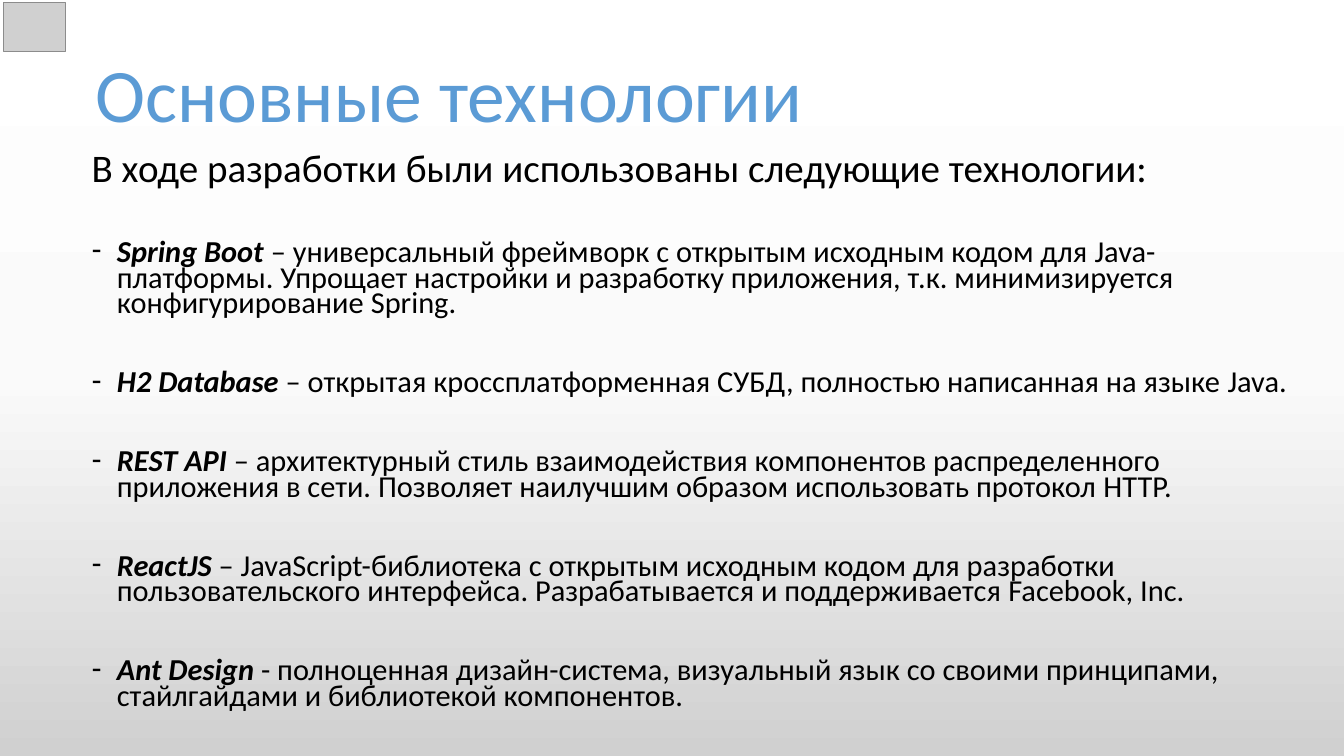
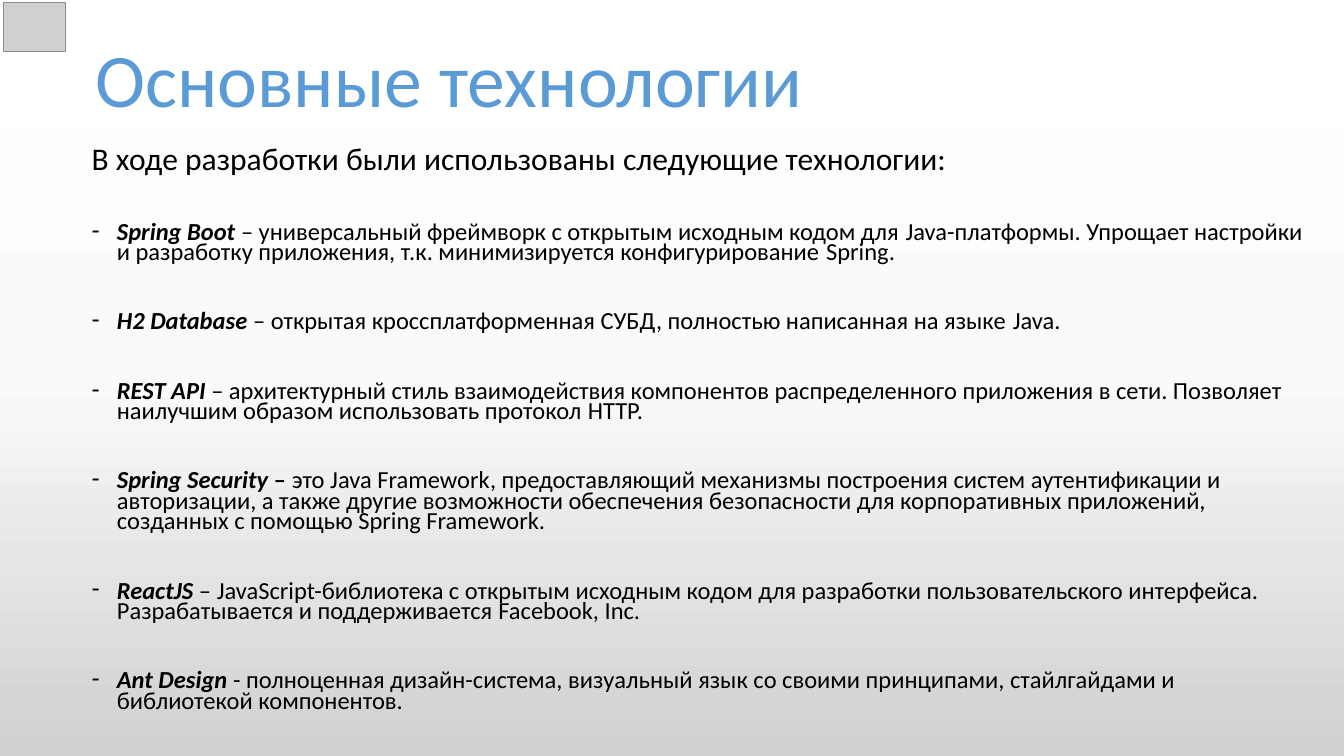
Before and after one commit to alexusievich/DemoProject, a slide deck: slide 3 of Project presentation.pptx. Drawn at 1344x756 pixels with LibreOffice and Linux fonts; fonts in the diff are those of the drawing; grey boxes stand for pictures. Boxes give left, top, right and bottom in pixels: in the first picture for what was removed or moved away, otherwise in the second. Text is boxed around its words. In the diff, an @@ line names an element or a change of style, - is before the commit and + after.

```diff
--- a/Project presentation.pptx
+++ b/Project presentation.pptx
@@ text "Основные технологии": place and size @@
-text "Основные технологии" at [95, 73, 802, 123]
+text "Основные технологии" at [95, 58, 802, 108]
@@ text "В ходе разработки были использованы ...": place and size @@
-text "В ходе разработки были использованы ..." at [92, 155, 1287, 711]
+text "В ходе разработки были использованы ..." at [92, 148, 1302, 709]
@@ text at [92, 148, 1302, 709]: size 27.9 to 22.5 pt in "В ходе разработки были использованы следующие технологии:"; size 21.7 to 17.5 pt in "Spring Boot – универсальный фреймворк с открытым ...", "H2 Database – открытая кроссплатформенная СУБД, полностью ...", "REST API – архитектурный стиль взаимодействия компонентов ...", "ReactJS – JavaScript-библиотека с открытым исходным кодом ..." and 1 more places @@
@@ text at [117, 471, 1220, 534]: paragraph added @@
+– Spring Security – это Java Framework, предоставляющий механизмы построения систем аутентификации и авторизации, а также другие возможности обеспечения безопасности для корпоративных приложений, созданных с помощью Spring Framework.
```
Also in this commit, not shown: 8 other slides changed, 3 slides added, 1 slide removed, 3 other files.
